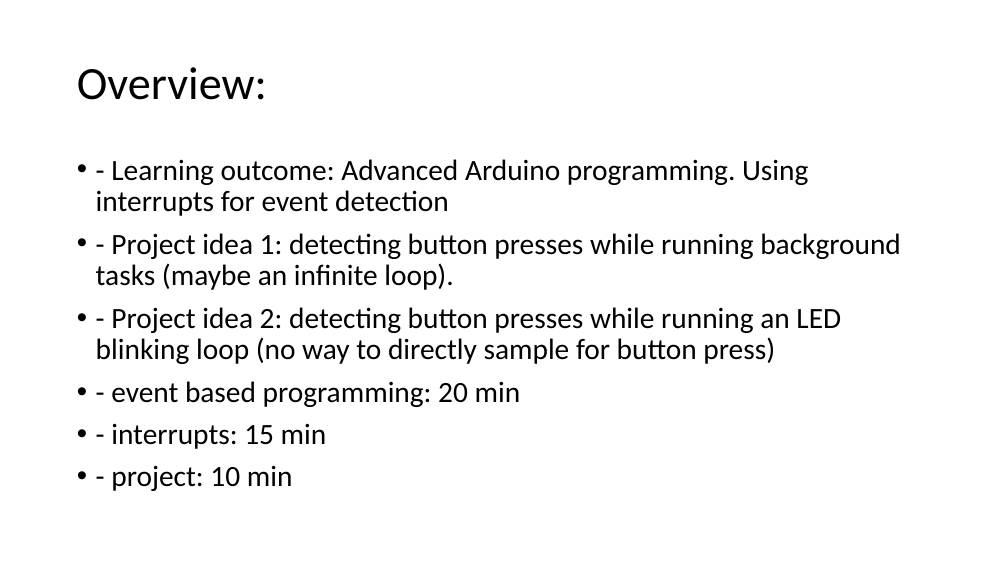
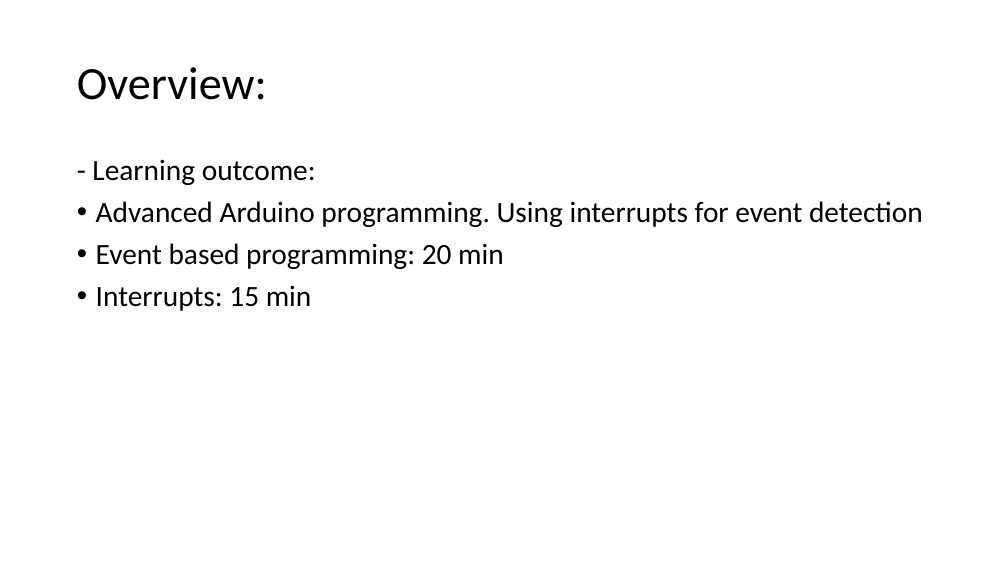
Before and after one commit to Runtime-Learner/McGill-BattleBots-Club, a slide deck: slide 2 of ECSE/Workshop-3/workshop3.pptx. Drawn at 1008x567 pixels with LibreOffice and Linux fonts; fonts in the diff are those of the drawing. Boxes give left, top, right and bottom in pixels: in the first picture for what was removed or moved away, otherwise in the second. Text is boxed around its words. In the diff, an @@ line names an element or a change of style, - is before the commit and + after.

```diff
--- a/ECSE/Workshop-3/workshop3.pptx
+++ b/ECSE/Workshop-3/workshop3.pptx
@@ text at box(92, 159, 923, 311): text changed @@
-• - Learning outcome: Advanced Arduino programming. Using interrupts for event detection
-• - Project idea 1: detecting button presses while running background tasks (maybe an infinite loop).
-• - Project idea 2: detecting button presses while running an LED blinking loop (no way to directly sample for button press)
-• - event based programming: 20 min
-• - interrupts: 15 min
-• - project: 10 min
+- Learning outcome:
+• Advanced Arduino programming. Using interrupts for event detection
+• Event based programming: 20 min
+• Interrupts: 15 min
```
Also in this commit, not shown: 2 slides added, 1 slide removed, 4 other files.
